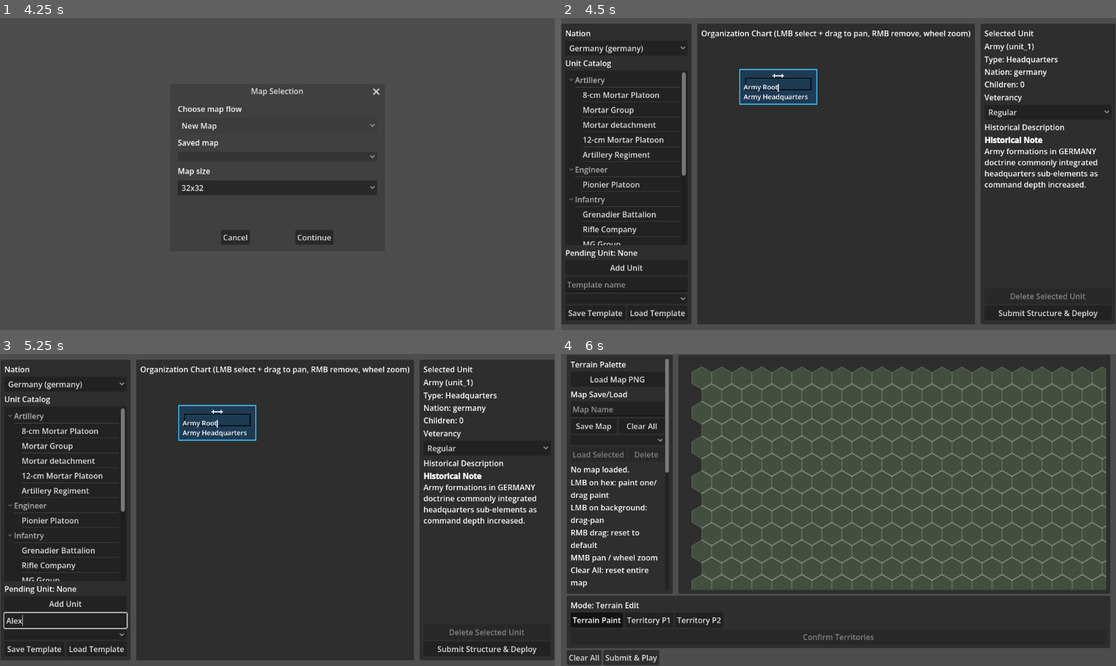
Above: before the commit, frames 1-4 (two rows, left to right).
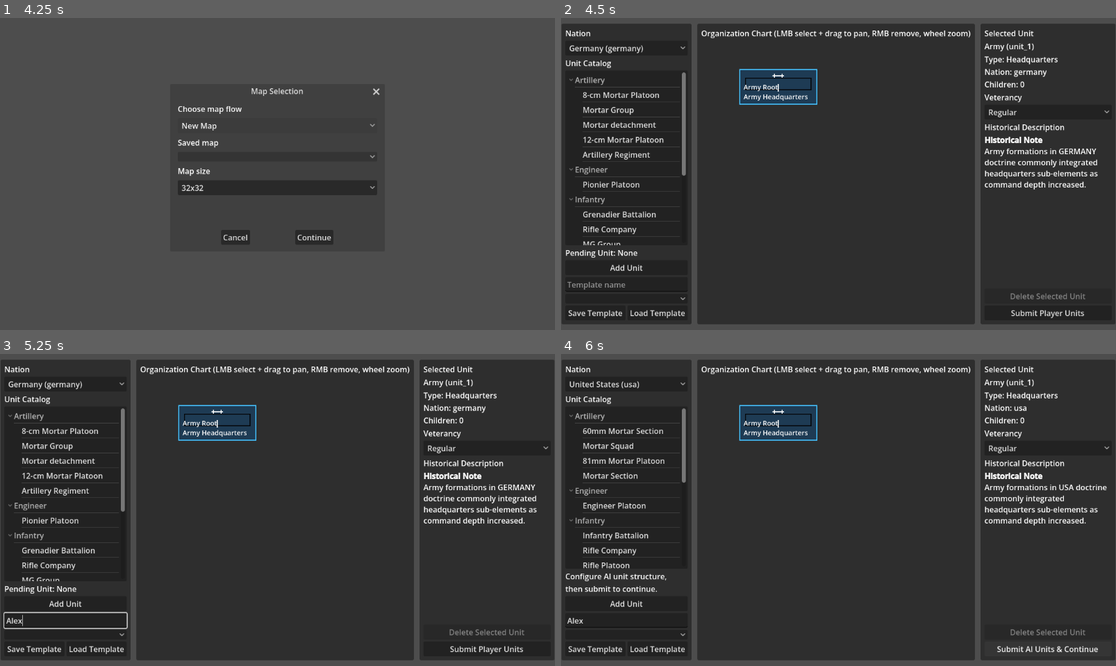
Above: after the commit, the same moments.

Repository: cpt-miche/Combat-Mission-Companion
Game: Godot game, scene res://scenes/Main.tscn
Two runs of this game, one before a commit and one after it. Both use one fixed random seed, a clock stepped at 60 frames per second and the inputs below.
Inputs (mouse positions are in pixels of both pictures, inside the frame that each line leads up to):
- Up to frame 1 (4.25 s): click "Play" at 0.5 s; click "Play" at 1.25 s; click "Play as Germans" at 2 s; click "New Map" at 2.75 s; click "New Map" at 3.5 s
- Up to frame 2 (4.5 s): click "Continue" at 4.25 s
- Up to frame 3 (5.25 s): click (66, 619) at 5.02 s; type "Alex" at 5.1 s
- Up to frame 4 (6 s): click "Submit Structure & Deploy" (after the commit: "Submit Player Units") at 5.75 s

Frame 1 is identical in both runs. In frame 2, 0.2% of the frame differs, in the area x 78-97%, y 93-97%; in frame 3, 0.2%; in frame 4, 63%, in the area x 0-100%, y 0-100%.

Commit message:
Add second unit-selection pass for AI structure

Diff:
--- a/scripts/ui/division_builder/DivisionBuilderScreen.gd
+++ b/scripts/ui/division_builder/DivisionBuilderScreen.gd
@@ -21,11 +21,12 @@
 var _selected_unit: UnitModel
 var _pending_unit_data: Dictionary = {}
 var _id_counter := 1
+var _builder_player_index := 0
 
 func _ready() -> void:
 	_build_nation_selector()
 	_build_veterancy_selector()
-	_initialize_organization()
+	_initialize_organization(_default_nation_for_builder_player(_builder_player_index))
 
 	unit_tree.cell_selected.connect(_on_unit_tree_selected)
 	add_unit_button.pressed.connect(_on_add_unit_pressed)
@@ -40,6 +41,7 @@
 
 	_refresh_template_selector()
 	_refresh_all()
+	_update_builder_phase_ui()
 
 func _build_nation_selector() -> void:
 	nation_selector.clear()
@@ -57,10 +59,9 @@
 		veterancy_selector.add_item(Veterancy.display_name(level))
 		veterancy_selector.set_item_metadata(veterancy_selector.item_count - 1, level)
 
-func _initialize_organization() -> void:
-	var default_nation := GameState.selected_nation_id
+func _initialize_organization(default_nation: String = "") -> void:
 	if default_nation.is_empty():
-		default_nation = "usa"
+		default_nation = _default_nation_for_builder_player(_builder_player_index)
 	if nation_selector.item_count > 0:
 		var matching_index := 0
 		for i in range(nation_selector.item_count):
@@ -532,8 +533,14 @@
 
 func _on_start_deployment_pressed() -> void:
 	_ensure_players_initialized()
-	GameState.players[0]["division_tree"] = _unit_to_dict(_root_unit)
-	GameState.players[0]["deployments"] = {}
+	GameState.players[_builder_player_index]["division_tree"] = _unit_to_dict(_root_unit)
+	GameState.players[_builder_player_index]["deployments"] = {}
+	if _builder_player_index == 0:
+		GameState.players[1]["controller"] = "ai"
+		GameState.players[1]["is_ai"] = true
+		_builder_player_index = 1
+		_reset_builder_for_next_player()
+		return
 	if GameState.map_flow == GameState.MapFlow.PLAY_SAVED_MAP:
 		GameState.set_phase(GameState.Phase.DEPLOYMENT_P1)
 		return
@@ -551,6 +558,38 @@
 	for i in range(2):
 		if not GameState.players[i].has("deployments"):
 			GameState.players[i]["deployments"] = {}
+		if not GameState.players[i].has("controller"):
+			GameState.players[i]["controller"] = "human"
+
+func _reset_builder_for_next_player() -> void:
+	_id_counter = 1
+	_pending_unit_data.clear()
+	_initialize_organization(_default_nation_for_builder_player(_builder_player_index))
+	_refresh_all()
+	_update_builder_phase_ui()
+
+func _update_builder_phase_ui() -> void:
+	if _builder_player_index == 0:
+		start_deployment_button.text = "Submit Player Units"
+		return
+	start_deployment_button.text = "Submit AI Units & Continue"
+	pending_unit_label.text = "Configure AI unit structure, then submit to continue."
+
+func _default_nation_for_builder_player(player_index: int) -> String:
+	var selected_nation := String(GameState.selected_nation_id)
+	if selected_nation.is_empty():
+		selected_nation = "usa"
+	if player_index == 0:
+		return selected_nation
+	return _opposing_nation_id(selected_nation)
+
+func _opposing_nation_id(nation_id: String) -> String:
+	var normalized := nation_id.strip_edges().to_lower()
+	if normalized == "usa":
+		return "germany"
+	if normalized == "germany":
+		return "usa"
+	return nation_id
 
 func _refresh_template_selector() -> void:
 	template_selector.clear()
